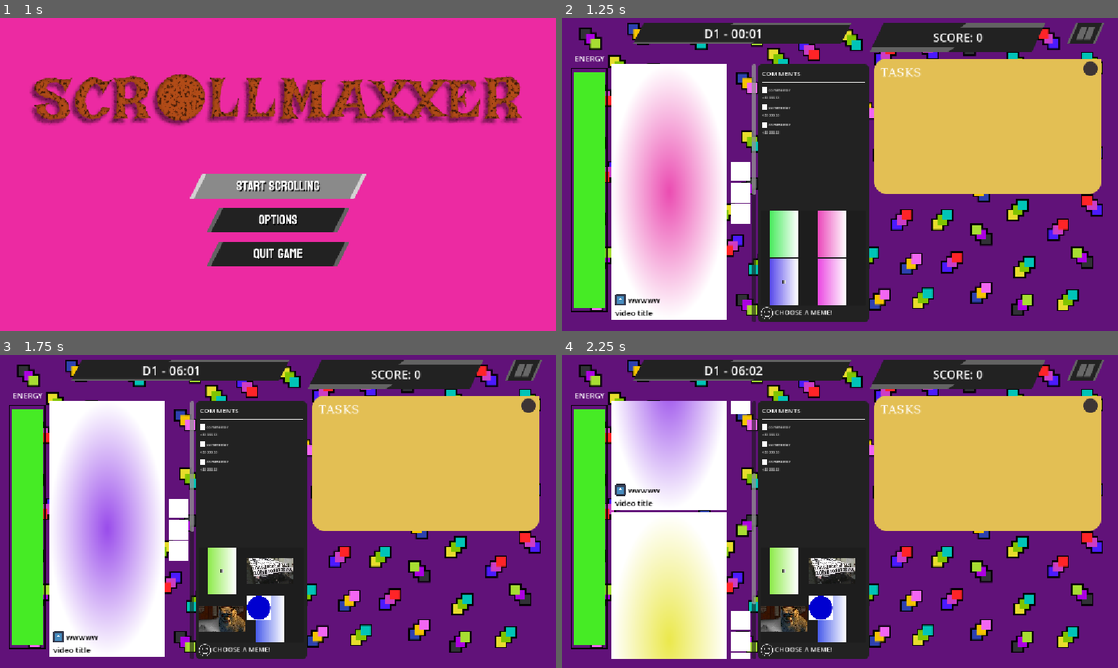
Above: before the commit, frames 1-4 (two rows, left to right).
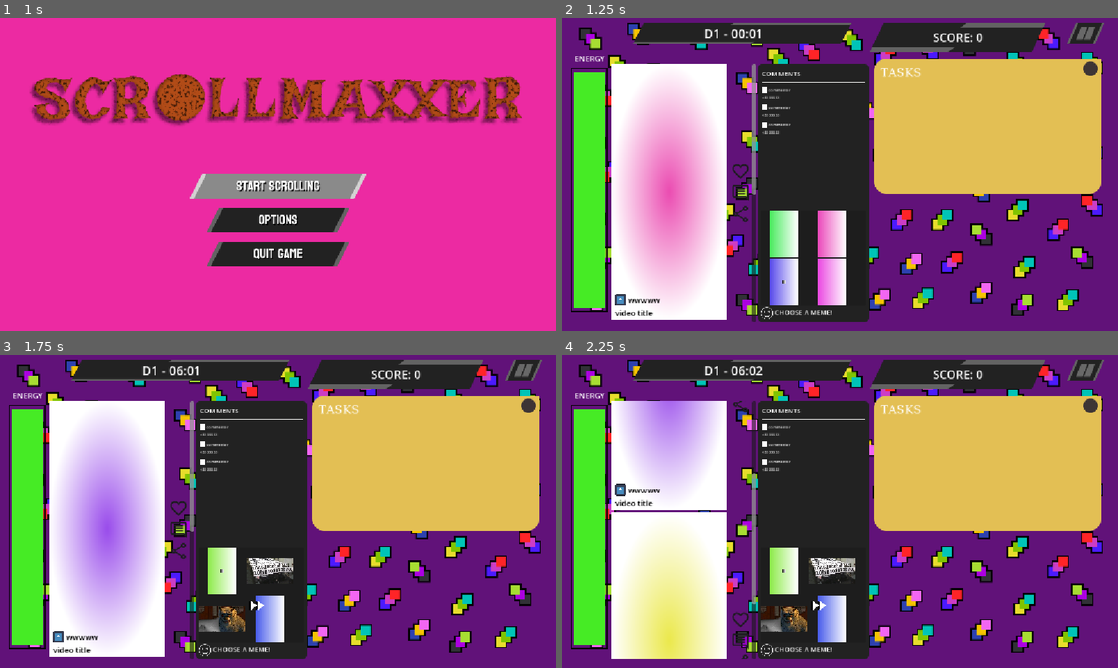
Above: after the commit, the same moments.

Repository: shi-reker/ScrollMaxxer
Game: Godot game, scene res://Scenes/main_menu.tscn
The game is run twice, just before and just after one commit, with the same random seed, the same clock (stepped at 60 frames per second) and the same inputs. The engine's default icon, where the game draws it, is replaced by a stand-in: a white triangle on a blue panel in a dark square. Sound files missing from this copy of the repository are replaced by a short silence.
Inputs (mouse positions are in pixels of both pictures, inside the frame that each line leads up to):
- Up to frame 1 (1 s): click (278, 187) at 0.5 s
- Up to frame 2 (1.25 s): no input
- Up to frame 3 (1.75 s): click (222, 570) at 1.25 s
- Up to frame 4 (2.25 s): click (834, 570) at 2 s

Frame 1 is identical in both runs. In frame 2, 0.7% of the frame differs, in the area x 30-34%, y 46-66%; in frame 3, 1.0%, in the area x 30-49%, y 46-85%; in frame 4, 1.0%.

Commit message:
content icon assets & effect icons

Diff:
--- a/Scenes/content.tscn
+++ b/Scenes/content.tscn
@@ -2,8 +2,11 @@
 
 [ext_resource type="Script" uid="uid://b03rga3wdym70" path="res://scripts/contents/content.gd" id="1_fy1iq"]
 [ext_resource type="Resource" uid="uid://d1ueg12sba8bk" path="res://resources/contents/blue.tres" id="2_7skcx"]
-[ext_resource type="Texture2D" uid="uid://wkfbalmjm2a7" path="res://assets/temp_content_sprite.png" id="3_7skcx"]
+[ext_resource type="Texture2D" uid="uid://bdtxubpj2gsv0" path="res://assets/temp_content_sprite.tres" id="3_51eih"]
 [ext_resource type="Texture2D" uid="uid://cki8ckya4n6we" path="res://icon.svg" id="4_7skcx"]
+[ext_resource type="Texture2D" uid="uid://bqens146afx3e" path="res://assets/UI/buttons/like icon.png" id="5_v5ufe"]
+[ext_resource type="Texture2D" uid="uid://cowpl1m10niii" path="res://assets/UI/buttons/comments icon.png" id="6_o46yd"]
+[ext_resource type="Texture2D" uid="uid://enilw4gyk14u" path="res://assets/UI/buttons/share icon.png" id="7_hrpxa"]
 
 [sub_resource type="StyleBoxFlat" id="StyleBoxFlat_g4v7s"]
 bg_color = Color(0.13333334, 0.13333334, 0.13333334, 0.13333334)
@@ -29,7 +32,6 @@
 script = ExtResource("1_fy1iq")
 sprite = NodePath("TextureRect")
 max_x = 240
-max_y = 535
 content_stats = ExtResource("2_7skcx")
 
 [node name="Panel" type="Panel" parent="." unique_id=777585480]
@@ -49,7 +51,8 @@
 offset_right = 240.0
 offset_bottom = -5.0
 grow_vertical = 2
-texture = ExtResource("3_7skcx")
+scale = Vector2(0.75, 0.75)
+texture = ExtResource("3_51eih")
 
 [node name="HBoxContainer" type="HBoxContainer" parent="." unique_id=426759513]
 layout_mode = 1
@@ -93,14 +96,14 @@
 size_flags_vertical = 4
 alignment = 1
 
-[node name="Icon1" type="ColorRect" parent="HBoxContainer/ActionIcons" unique_id=1584218836]
-custom_minimum_size = Vector2(40, 40)
+[node name="LikeIcon" type="TextureRect" parent="HBoxContainer/ActionIcons" unique_id=1196164195]
 layout_mode = 2
+texture = ExtResource("5_v5ufe")
 
-[node name="Icon2" type="ColorRect" parent="HBoxContainer/ActionIcons" unique_id=1822494534]
-custom_minimum_size = Vector2(40, 40)
+[node name="CommentsIcon" type="TextureRect" parent="HBoxContainer/ActionIcons" unique_id=13648310]
 layout_mode = 2
+texture = ExtResource("6_o46yd")
 
-[node name="Icon3" type="ColorRect" parent="HBoxContainer/ActionIcons" unique_id=2080061087]
-custom_minimum_size = Vector2(40, 40)
+[node name="ShareIcon" type="TextureRect" parent="HBoxContainer/ActionIcons" unique_id=1106012279]
 layout_mode = 2
+texture = ExtResource("7_hrpxa")
--- a/scripts/memes/meme_manager.gd
+++ b/scripts/memes/meme_manager.gd
@@ -74,8 +74,8 @@
 	meme_selected.emit(pressed_meme, pressed_meme.name == correct_meme_node.name)
 
 var texture_of_effect: Dictionary[Enums.Effect, Texture2D] = {
-	Enums.Effect.MORE_ENERGY: load("res://assets/temp_effect_sprite.tres"),
-	Enums.Effect.ZERO_ENERGY : load("res://assets/temp_effect_sprite.tres"),
-	Enums.Effect.TIME_STOP: load("res://assets/temp_effect_sprite.tres"),
-	Enums.Effect.INSTANT_FINNISH: load("res://assets/temp_effect_sprite.tres"),
+	Enums.Effect.MORE_ENERGY: load("res://assets/meme effects/more energy.png"),
+	Enums.Effect.ZERO_ENERGY : load("res://assets/meme effects/free energy.png"),
+	Enums.Effect.TIME_STOP: load("res://assets/meme effects/time stop.png"),
+	Enums.Effect.INSTANT_FINNISH: load("res://assets/meme effects/Instant Finish.png"),
 }
Binary file added: assets/UI/buttons/comments icon.png
Not shown, added: assets/UI/buttons/comments icon.png.import
Binary file added: assets/UI/buttons/like icon.png
Not shown, added: assets/UI/buttons/like icon.png.import
Binary file added: assets/UI/buttons/share icon.png
Not shown, added: assets/UI/buttons/share icon.png.import
Binary file added: assets/meme effects/Instant Finish.png
Not shown, added: assets/meme effects/Instant Finish.png.import
Binary file added: assets/meme effects/free energy.png
Not shown, added: assets/meme effects/free energy.png.import
Binary file added: assets/meme effects/more energy.png
Not shown, added: assets/meme effects/more energy.png.import
(and 2 more such lines)
